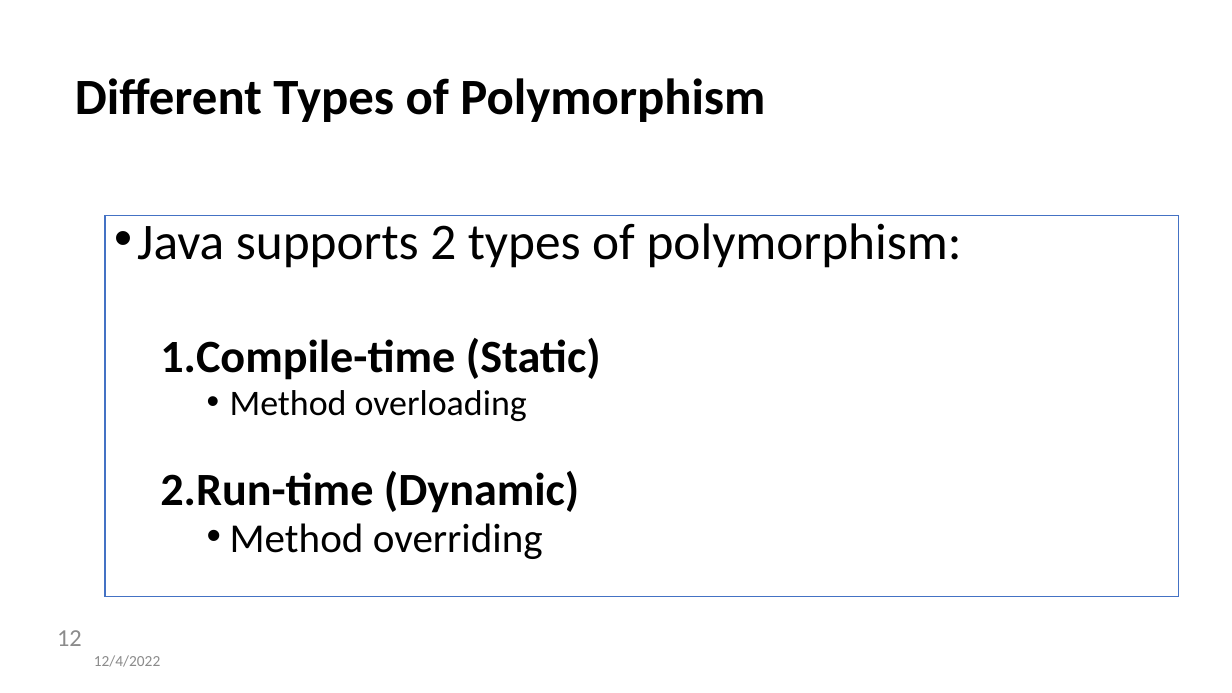
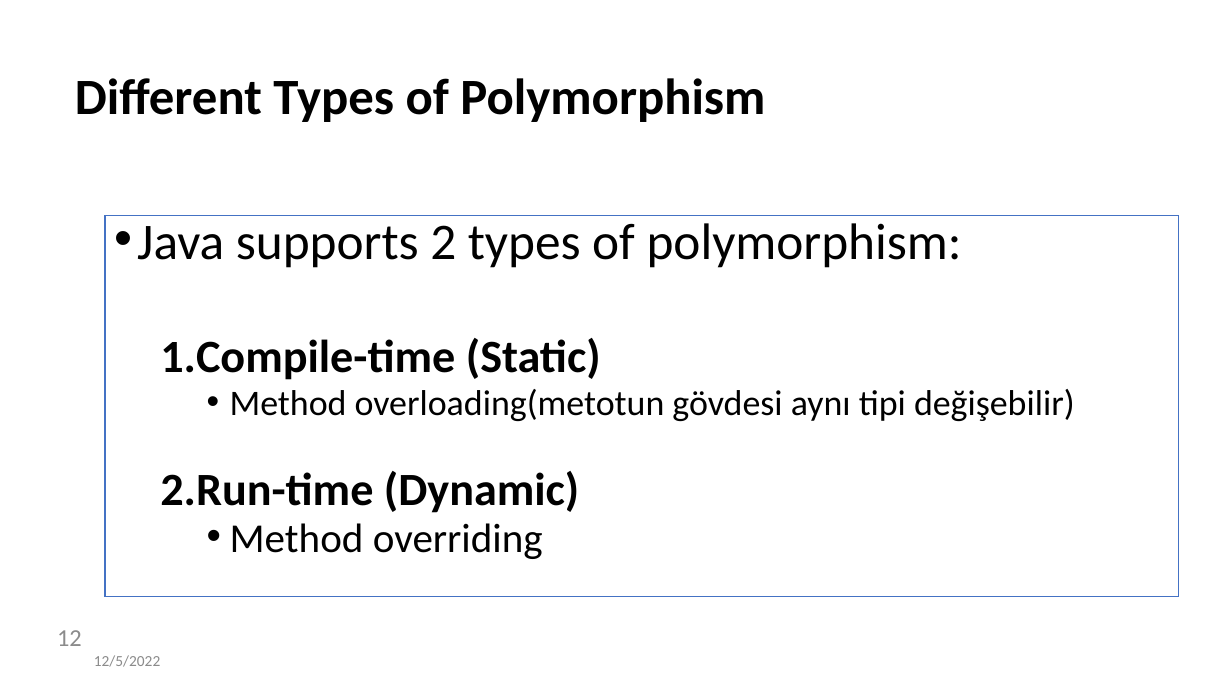
Before and after one commit to cankoyuncu/ObjectOriantedProgramming, a slide deck: slide 12 of week9/Week9.pptx. Drawn at 1232x693 pixels with LibreOffice and Linux fonts; fonts in the diff are those of the drawing. Boxes give left, top, right and bottom in pixels: in the first picture for what was removed or moved away, otherwise in the second. Text is boxed around its words. In the diff, an @@ line names an element or a change of style, - is before the commit and + after.

```diff
--- a/week9/Week9.pptx
+++ b/week9/Week9.pptx
@@ text at bbox=[230, 389, 1075, 421]: text changed @@
-    • Method overloading
+    • Method overloading(metotun gövdesi aynı tipi değişebilir)
@@ text at bbox=[94, 655, 160, 667]: text changed @@
-12/4/2022
+12/5/2022
```
Also in this commit, not shown: 29 other slides changed, 8 other files.
